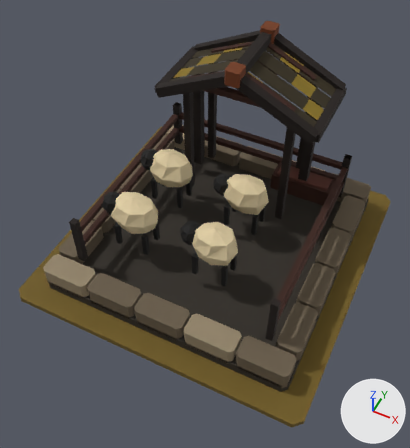
A saved change to the glTF model art/pasture_t4/pasture_t4.glb.
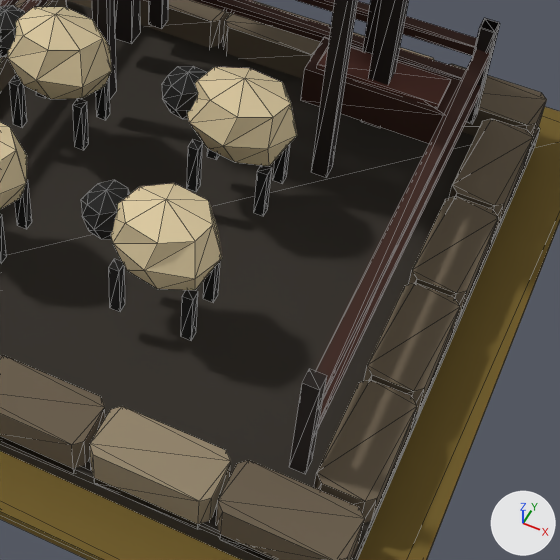
Each version appears first whole from a camera (50 mm lens) standing at (1.27, -2.77, 3.69) and looking at (0.02, -0.27, 0.57), and next in a close-up on the part from 36% to 92% of the width and 33% to 84% of the height. Every picture has the same lights, and +X, +Y and +Z are marked at lower right. The older version's two pictures come first. The close-ups show mesh edges as thin lines.

In view in the first close-up: 'MMR | pasture | T04 Architecture.001', 'MMR | pasture | Tier 04 Ground.001'.
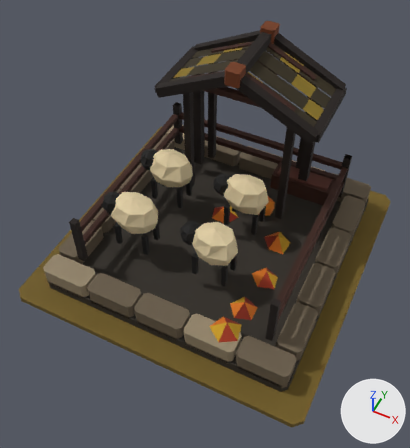
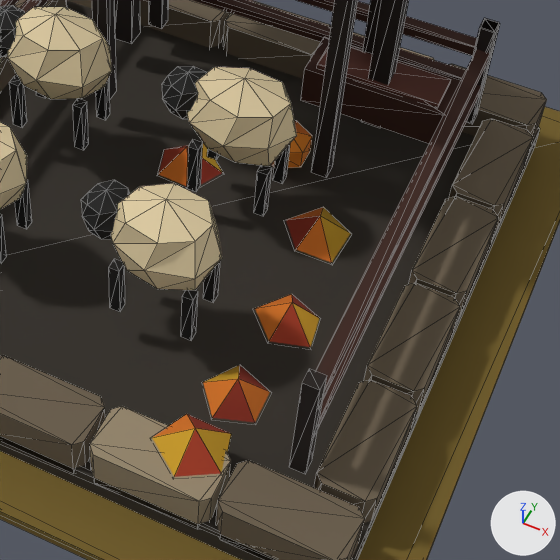
Boxes (x1, y1, x2, y2) around the edits, measured in the close-ups (560 x 560 px):
```json
{"object": "MMR | pasture | T04 Autumn Dressing.001", "change": "added", "after": [152, 121, 350, 477]}
```

Scene script edits in JSON lines:
```json
{"op": "add", "block": "me_mmr___pasture___t04_autumn_dressing_001", "code": ["me_mmr___pasture___t04_autumn_dressing_001 = bpy.data.meshes.new('MMR | pasture | T04 Autumn Dressing.001')", "me_mmr___pasture___t04_autumn_dressing_001.from_pydata(...)  # 43 vertices, 43 faces; spans x -0.161..0.626, y -0.968..0.507, z 0.085..0.315", "me_mmr___pasture___t04_autumn_dressing_001.materials.append(mat_mmr___shared_palette_atlas)  # picture img_mmr_shared_color_palette_64"]}
{"op": "add", "block": "ob_mmr___pasture___t04_autumn_dressing_001", "code": ["ob_mmr___pasture___t04_autumn_dressing_001 = bpy.data.objects.new('MMR | pasture | T04 Autumn Dressing.001', me_mmr___pasture___t04_autumn_dressing_001)", "ob_mmr___pasture___t04_autumn_dressing_001.location = (0.0, 0.0, 0.05)"]}
```
